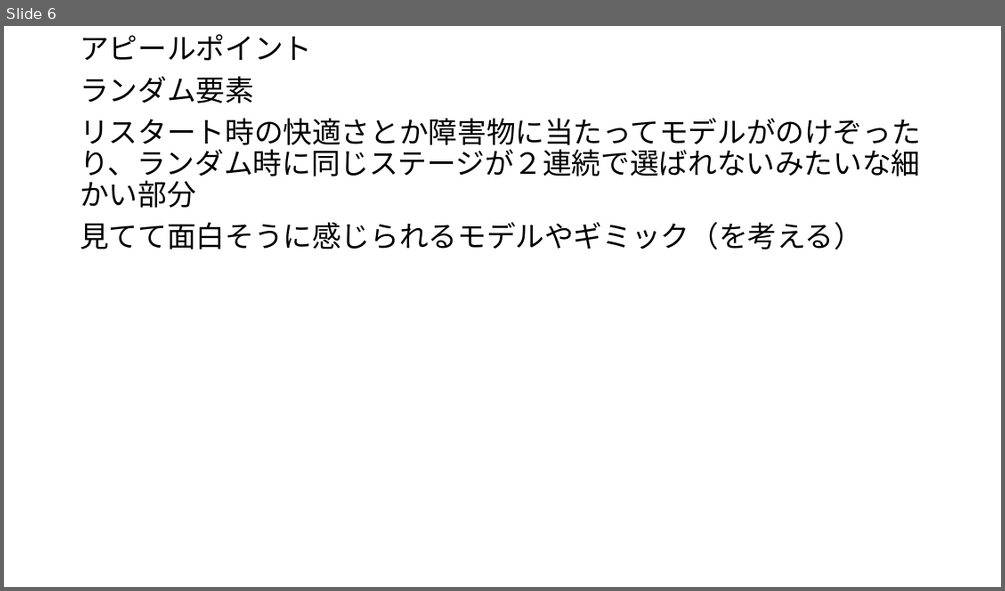
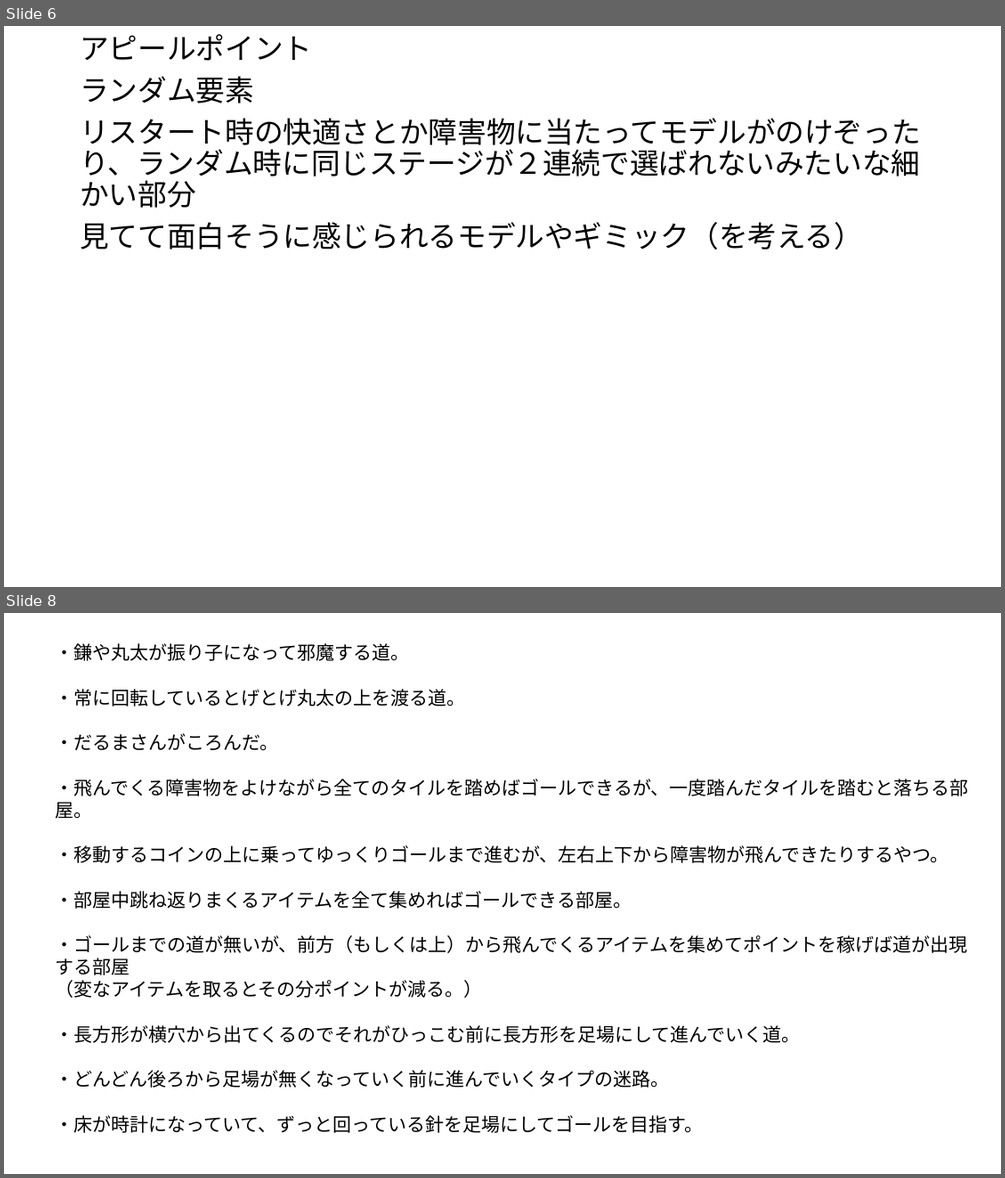
Before and after one commit to 2022Game/01Awamura, a slide deck: 3DLv2_2023_vs2019/Plan/ファンシージャンピー企画書.pptx. Shown one above the other, each under a label of ours: slide 6 before the commit, slides 6 and 8 after it; the slides between them are not shown. The pictures are 1005x591 and 1005x1178 pixels, drawn with LibreOffice and Linux fonts; fonts in the diff are those of the drawing. Boxes give left, top, right and bottom in pixels: in the first picture for what was removed or moved away, otherwise in the second. Text is boxed around its words. In the diff, an @@ line names an element or a change of style, - is before the commit and + after.

Commit message:
aa

```diff
--- a/3DLv2_2023_vs2019/Plan/ファンシージャンピー企画書.pptx
+++ b/3DLv2_2023_vs2019/Plan/ファンシージャンピー企画書.pptx
@@ slide 8 added at [4, 613, 1001, 1174], background #FFFFFF @@
@@ text added at [55, 643, 969, 1133], 18 pt, text #000000 @@
+・鎌や丸太が振り子になって邪魔する道。
+・常に回転しているとげとげ丸太の上を渡る道。
+・だるまさんがころんだ。
+・飛んでくる障害物をよけながら全てのタイルを踏めばゴールできるが、一度踏んだタイルを踏むと落ちる部屋。
+・移動するコインの上に乗ってゆっくりゴールまで進むが、左右上下から障害物が飛んできたりするやつ。
+・部屋中跳ね返りまくるアイテムを全て集めればゴールできる部屋。
+・ゴールまでの道が無いが、前方（もしくは上）から飛んでくるアイテムを集めてポイントを稼げば道が出現する部屋
+（変なアイテムを取るとその分ポイントが減る。）
+・長方形が横穴から出てくるのでそれがひっこむ前に長方形を足場にして進んでいく道。
+・どんどん後ろから足場が無くなっていく前に進んでいくタイプの迷路。
+・床が時計になっていて、ずっと回っている針を足場にしてゴールを目指す。
```
Also in this commit, not shown: 3 other slides added.
